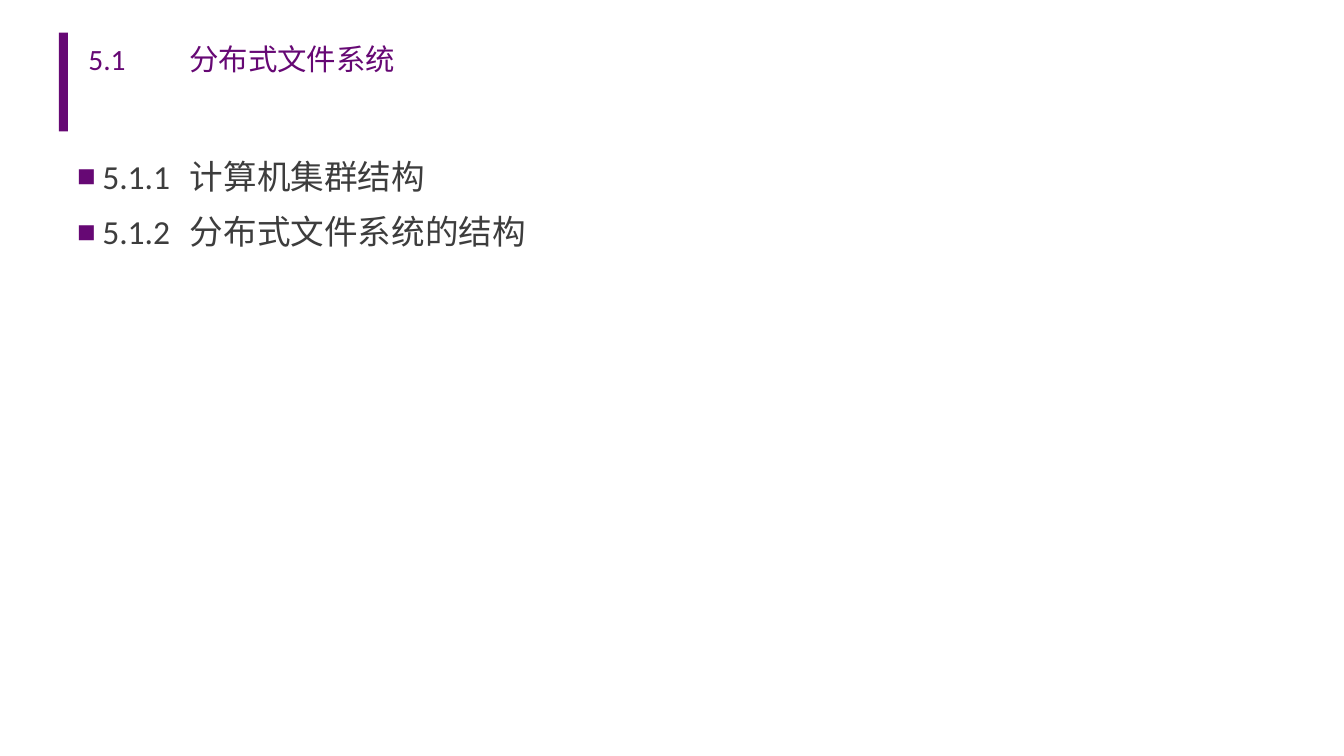
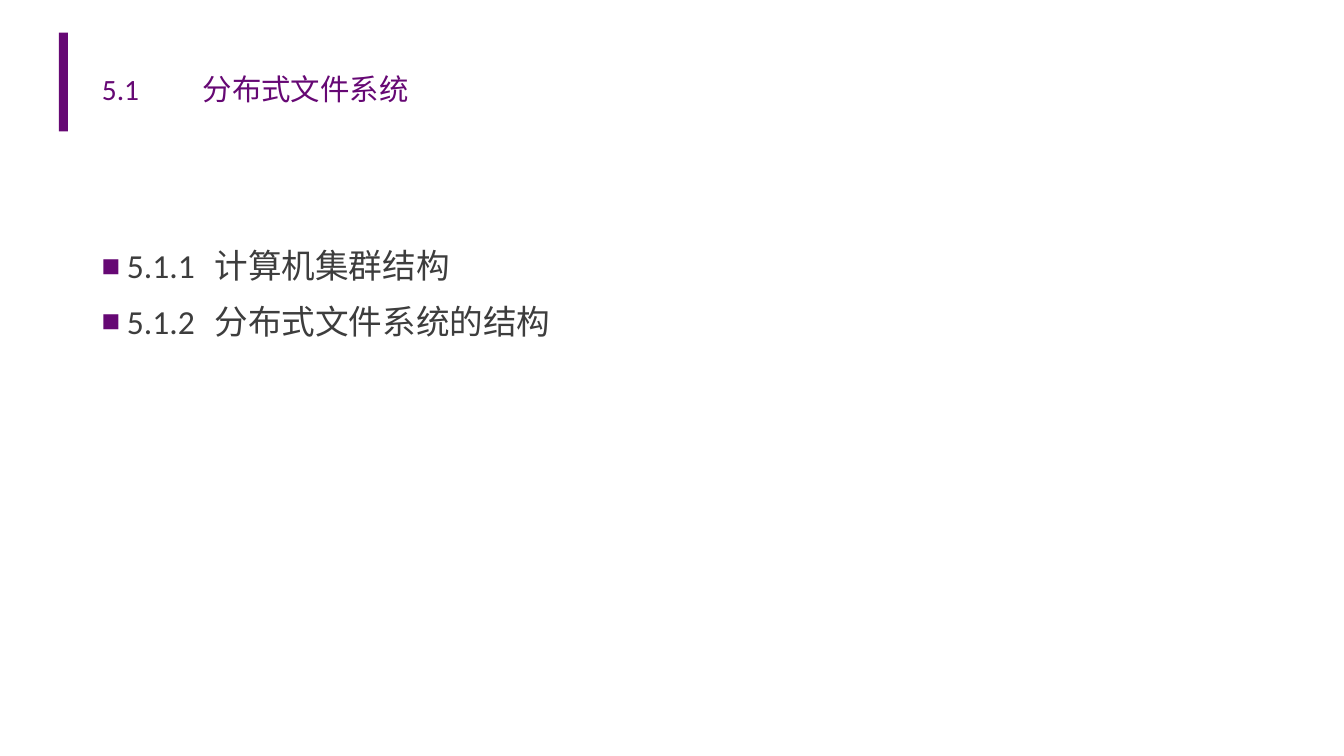
Before and after one commit to ginger0106/IB00030-clould-computing-sztu, a slide deck: slide 3 of 05-云计算技术-分布式文件系统-(2022).ppt. Drawn at 1344x756 pixels with LibreOffice and Linux fonts; fonts in the diff are those of the drawing; background and template pictures are left out. Boxes give left, top, right and bottom in pixels: in the first picture for what was removed or moved away, otherwise in the second. Text is boxed around its words. In the diff, an @@ line names an element or a change of style, - is before the commit and + after.

```diff
--- a/05-云计算技术-分布式文件系统-(2022).ppt
+++ b/05-云计算技术-分布式文件系统-(2022).ppt
@@ title "5.1 分布式文件系统" moved from (x1=88, y1=45, x2=395, y2=73) to (x1=102, y1=75, x2=409, y2=103) @@
@@ text "5.1.1 计算机集群结构" moved from (x1=102, y1=160, x2=526, y2=247) to (x1=127, y1=249, x2=551, y2=337) @@
```
Also in this commit, not shown: 68 other slides changed, 1 other file.
